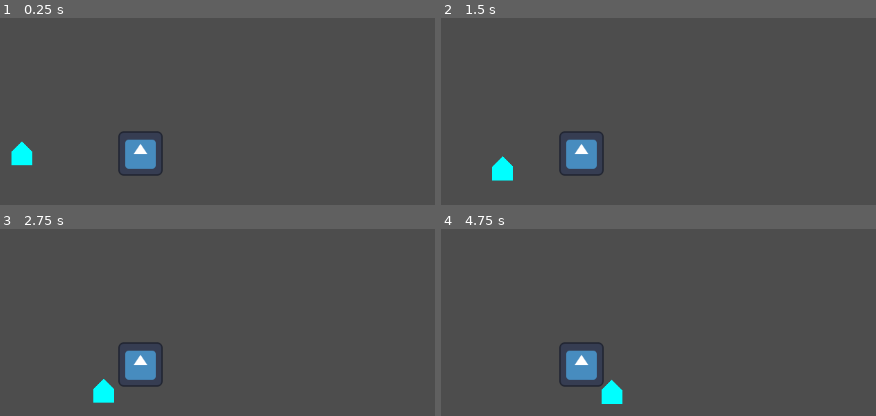
Above: before the commit, frames 1-4 (two rows, left to right).
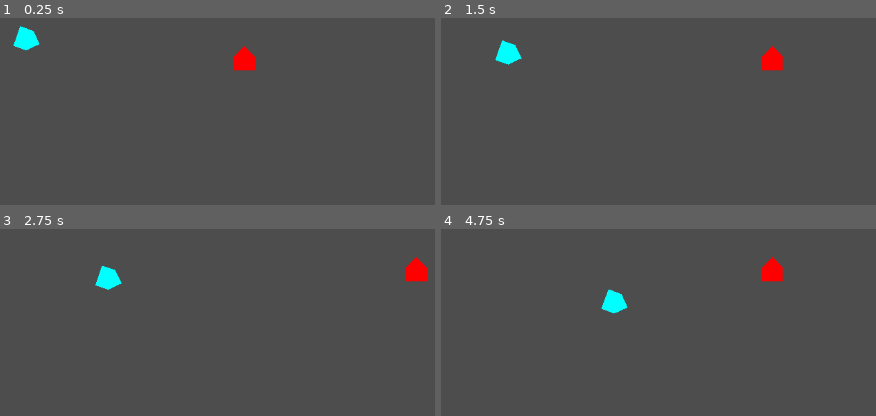
Above: after the commit, the same moments.

Repository: maurice-borys/BathGameJam2025
Game: Godot game, scene res://Jericho Area No Touchy/Playground.tscn
The game is run twice, just before and just after one commit, with the same random seed, the same clock (stepped at 60 frames per second) and the same inputs. This scene is started directly instead of the project's main scene. The engine's default icon, where the game draws it, is replaced by a stand-in: a white triangle on a blue panel in a dark square.
Inputs (mouse positions are in pixels of both pictures, inside the frame that each line leads up to):
- Up to frame 1 (0.25 s): no input
- Up to frame 2 (1.5 s): move the mouse to (758, 130) at 0.52 s; hold D 0.53-1.25 s; click (758, 130) at 0.6 s; drag from (outside the picture) to (outside the picture) at 1.27 s
- Up to frame 3 (2.75 s): move the mouse to (221, 266) at 2.02 s; hold D from 2.03 s (still down); hold Ctrl from 2.03 s (still down)
- Up to frame 4 (4.75 s): release D at 2.75 s; release Ctrl at 2.75 s; drag from (outside the picture) to (outside the picture) at 2.77 s; move the mouse to (outside the picture) at 3.52 s; hold A 3.53-4.25 s; hold Shift 3.53-4.25 s; drag from (outside the picture) to (462, 251) at 4.27 s

The runs differ from the first frame. In frame 1, 3.1% of the frame differs, in the area x 2-59%, y 4-85%; in frame 2, 3.1%; in frame 3, 3.1%; in frame 4, 3.1%.

Commit message:
Some stuff with mine

Diff:
--- /dev/null
+++ b/jamjourney/Jericho Area No Touchy/HeroAttack.tscn
@@ -0,0 +1,6 @@
+[gd_scene load_steps=2 format=3 uid="uid://d4d5s1us8l3ab"]
+
+[ext_resource type="Script" uid="uid://bkrbg7rqwvnx7" path="res://Jericho Area No Touchy/Scripts/heroAttack.gd" id="1_p2h3d"]
+
+[node name="HeroAttack" type="Node2D"]
+script = ExtResource("1_p2h3d")
--- /dev/null
+++ b/jamjourney/Jericho Area No Touchy/Mage.tscn
@@ -0,0 +1,29 @@
+[gd_scene load_steps=3 format=3 uid="uid://cntnpemf72hc3"]
+
+[ext_resource type="Script" uid="uid://cyxom2yyqfldb" path="res://Jericho Area No Touchy/Scripts/mageController.gd" id="1_xtfgv"]
+
+[sub_resource type="CircleShape2D" id="CircleShape2D_gbv5x"]
+radius = 3.0
+
+[node name="Mage" type="CharacterBody2D" node_paths=PackedStringArray("target", "testEnemy")]
+script = ExtResource("1_xtfgv")
+target = NodePath("")
+testEnemy = NodePath("")
+range = 45.0
+
+[node name="Polygon2D" type="Polygon2D" parent="."]
+color = Color(0, 1, 1, 1)
+polygon = PackedVector2Array(-2, 2, 3, 2, 3, -2, 0, -5, -3, -2, -3, 2)
+
+[node name="CollisionShape2D" type="CollisionShape2D" parent="."]
+position = Vector2(0, -1)
+shape = SubResource("CircleShape2D_gbv5x")
+
+[node name="NavigationAgent2D" type="NavigationAgent2D" parent="."]
+radius = 5.0
+
+[node name="BasicCoolDown" type="Timer" parent="."]
+one_shot = true
+
+[node name="SpecialCoolDown" type="Timer" parent="."]
+one_shot = true
--- a/jamjourney/Jericho Area No Touchy/Playground.tscn
+++ b/jamjourney/Jericho Area No Touchy/Playground.tscn
@@ -1,10 +1,8 @@
-[gd_scene load_steps=6 format=3 uid="uid://cy62273hng4qf"]
+[gd_scene load_steps=8 format=3 uid="uid://cy62273hng4qf"]
 
-[ext_resource type="Script" uid="uid://bbhhejwo3j7ed" path="res://Jericho Area No Touchy/Scripts/character_body_2d.gd" id="1_j8atl"]
-[ext_resource type="Texture2D" uid="uid://dekcwttti3r4f" path="res://icon.svg" id="2_gbv5x"]
-
-[sub_resource type="CircleShape2D" id="CircleShape2D_gbv5x"]
-radius = 3.0
+[ext_resource type="PackedScene" uid="uid://b7jnt7i4sqfr8" path="res://Jericho Area No Touchy/fighter.tscn" id="1_rjgpw"]
+[ext_resource type="Texture2D" uid="uid://bvxbe0wqihhwo" path="res://icon.svg" id="2_gbv5x"]
+[ext_resource type="PackedScene" uid="uid://udq0r6fp3mgm" path="res://GlobalModules/HealthModule.tscn" id="3_wnsvo"]
 
 [sub_resource type="NavigationPolygon" id="NavigationPolygon_gbv5x"]
 vertices = PackedVector2Array(16, 16, 96.89844, 50.9375, -96.82031, 50.039063, -16, 16, 86.97656, -45, 16, -16, -95.171875, -45, -16, -16)
@@ -14,27 +12,49 @@
 [sub_resource type="RectangleShape2D" id="RectangleShape2D_wnsvo"]
 size = Vector2(12, 12)
 
+[sub_resource type="GDScript" id="GDScript_gbv5x"]
+script/source = "extends CharacterBody2D
+
+@onready var healthModule : Health = $HealthModule
+
+@export var speed = 10
+
+func _ready() -> void:
+	healthModule.healthChanged.connect(healthChanged)
+
+func _physics_process(delta: float) -> void:
+
+	# Get the input direction and handle the movement/deceleration.
+	# As good practice, you should replace UI actions with custom gameplay actions.
+	var horizontal = 0
+	var vertical = 0
+
+	if Input.is_key_pressed(KEY_W):
+		vertical = -1
+	if Input.is_key_pressed(KEY_S):
+		vertical = 1
+	if Input.is_key_pressed(KEY_A):
+		horizontal = -1
+	if Input.is_key_pressed(KEY_D):
+		horizontal = 1
+
+	velocity = Vector2(horizontal,vertical).normalized() * speed
+	move_and_slide()
+
+func healthChanged(old, new):
+	print(\"Health changed to \" + str(new))
+"
+
+[sub_resource type="CircleShape2D" id="CircleShape2D_gbv5x"]
+radius = 3.0
+
 [node name="Node2D" type="Node2D"]
-
-[node name="CharacterBody2D" type="CharacterBody2D" parent="."]
-position = Vector2(-36, 0)
-script = ExtResource("1_j8atl")
-
-[node name="Polygon2D" type="Polygon2D" parent="CharacterBody2D"]
-color = Color(0, 1, 1, 1)
-polygon = PackedVector2Array(-2, 2, 3, 2, 3, -2, 0, -5, -3, -2, -3, 2)
-
-[node name="CollisionShape2D" type="CollisionShape2D" parent="CharacterBody2D"]
-position = Vector2(0, -1)
-shape = SubResource("CircleShape2D_gbv5x")
-
-[node name="NavigationAgent2D" type="NavigationAgent2D" parent="CharacterBody2D"]
-radius = 5.0
 
 [node name="Camera2D" type="Camera2D" parent="."]
 zoom = Vector2(5, 5)
 
 [node name="NavigationRegion2D" type="NavigationRegion2D" parent="."]
+visible = false
 navigation_polygon = SubResource("NavigationPolygon_gbv5x")
 
 [node name="StaticBody2D" type="StaticBody2D" parent="NavigationRegion2D"]
@@ -45,3 +65,29 @@
 [node name="Sprite2D" type="Sprite2D" parent="NavigationRegion2D/StaticBody2D"]
 scale = Vector2(0.1, 0.1)
 texture = ExtResource("2_gbv5x")
+
+[node name="Test" type="CharacterBody2D" parent="."]
+position = Vector2(30, -27)
+collision_layer = 2
+script = SubResource("GDScript_gbv5x")
+speed = 35
+
+[node name="Polygon2D" type="Polygon2D" parent="Test"]
+position = Vector2(0, 1)
+color = Color(1, 0, 0, 1)
+polygon = PackedVector2Array(-2, 2, 3, 2, 3, -2, 0, -5, -3, -2, -3, 2)
+
+[node name="CollisionShape2D" type="CollisionShape2D" parent="Test"]
+shape = SubResource("CircleShape2D_gbv5x")
+
+[node name="HealthModule" parent="Test" instance=ExtResource("3_wnsvo")]
+position = Vector2(168, 98)
+maxHealth = 100.0
+
+[node name="testTarget" type="Node2D" parent="."]
+position = Vector2(57, 0)
+
+[node name="Fighter" parent="." node_paths=PackedStringArray("target", "testEnemy") instance=ExtResource("1_rjgpw")]
+position = Vector2(-36, -34)
+target = NodePath("../testTarget")
+testEnemy = NodePath("../Test")
--- a/jamjourney/Jericho Area No Touchy/Scripts/character_body_2d.gd
+++ /dev/null
@@ -1,21 +0,0 @@
-extends CharacterBody2D
-
-var target : Vector2 = Vector2 (40, 0)
-
-@onready var agent : NavigationAgent2D = $NavigationAgent2D
-
-@export var speed : float = 10
-@export var range : float = 0.5
-
-func _ready() -> void:
-	agent.target_position = target
-
-func _physics_process(delta: float) -> void:
-	if position.distance_to(target) > range:
-		move()
-
-func move() -> void:
-	var pathPos = agent.get_next_path_position()
-	var newVelocity = Vector2 (global_position.direction_to(pathPos) * speed)
-	velocity = newVelocity
-	move_and_slide()
--- /dev/null
+++ b/jamjourney/Jericho Area No Touchy/Scripts/fighterController.gd
@@ -0,0 +1,98 @@
+extends CharacterBody2D
+
+@export var target : Node2D
+var closestEnemy : Node2D
+var inRange : Array[Health]
+var inRangeSpecial : Array[Health]
+
+@onready var agent : NavigationAgent2D = $NavigationAgent2D
+@onready var sprite : Node2D = $Polygon2D
+@onready var basicTimer : Timer = $BasicCoolDown
+@onready var specialTimer : Timer = $SpecialCoolDown
+@onready var areaRange : Area2D = $BasicRange
+@onready var areaRangeSpecial : Area2D = $SpecialRange
+
+@export var testEnemy : Node2D
+@export var speed : float = 10
+@export var range : float = 0.5
+@export var basicCoolDown : float = 1
+@export var specialCoolDown : float = 3
+@export var damage : float = 10
+@export var damageSpecial : float = 30
+
+func _ready() -> void:
+	areaRange.body_entered.connect(enteredRange)
+	areaRange.body_exited.connect(exitedRange)
+
+	areaRangeSpecial.body_entered.connect(enteredRangeSpecial)
+	areaRangeSpecial.body_exited.connect(exitedRangeSpecial)
+
+	basicTimer.wait_time = basicCoolDown
+	specialTimer.wait_time = specialCoolDown
+
+	setClosestEnemy(testEnemy)
+
+func _physics_process(delta: float) -> void:
+	agent.target_position = target.global_position
+
+	if not is_instance_valid(closestEnemy):
+		closestEnemy = null
+
+	if global_position.distance_to(closestEnemy.global_position) < range && closestEnemy != null:
+		rotation = (global_position.direction_to(closestEnemy.position).angle() + PI/2)
+		attack()
+	elif global_position.distance_to(target.global_position) > range:
+		move()
+	else:
+		attack()
+
+func move() -> void:
+	var pathPos = agent.get_next_path_position()
+	var newVelocity = Vector2 (global_position.direction_to(pathPos) * speed)
+	velocity = newVelocity
+	rotation = newVelocity.angle() + PI/2
+
+	move_and_slide()
+
+func attack() -> void:
+	if specialTimer.time_left == 0:
+		specialAttack()
+		specialTimer.start()
+		basicTimer.start()
+	elif basicTimer.time_left == 0:
+		basicAttack()
+		basicTimer.start()
+
+func basicAttack():
+	for body in inRange:
+		body.dealDamage(damage)
+
+func specialAttack():
+	for body in inRangeSpecial:
+		body.dealDamage(damageSpecial)
+
+func enteredRange(body : Node2D):
+	inRange.append(getHealthModule(body))
+
+func exitedRange(body : Node2D):
+	inRange.erase(getHealthModule(body))
+
+func enteredRangeSpecial(body : Node2D):
+	inRangeSpecial.append(getHealthModule(body))
+
+func exitedRangeSpecial(body : Node2D):
+	inRangeSpecial.erase(getHealthModule(body))
+
+func setClosestEnemy(enemy : Node2D) -> void:
+	if closestEnemy == null:
+		closestEnemy = enemy
+		return
+
+	if global_position.distance_to(enemy.global_position) < global_position.distance_to(closestEnemy.global_position):
+		closestEnemy = enemy
+
+func getHealthModule(object : Node2D) -> Health:
+	for child in object.get_children():
+		if child is Health:
+			return child
+	return null
--- /dev/null
+++ b/jamjourney/Jericho Area No Touchy/Scripts/mageBulletHoming.gd
@@ -0,0 +1,25 @@
+extends Node2D
+class_name HomingSpell
+
+@export var damage : float = 10
+@export var speed : float = 30
+@export var rotationSpeed : float = 0.25
+@export var minDistance : float = 10
+
+var target : Node2D
+var direction : Vector2 = Vector2.RIGHT
+
+func _process(delta: float) -> void:
+	direction = lerp(direction, global_position.direction_to(target.global_position), rotationSpeed * delta)
+	position += direction * speed * delta
+
+	if global_position.distance_to(target.global_position) < minDistance:
+		var healthMoule : Health = getHealthModule(target)
+		healthMoule.dealDamage(damage)
+		queue_free()
+
+func getHealthModule(object : Node2D) -> Health:
+	for child in object.get_children():
+		if child is Health:
+			return child
+	return null
--- /dev/null
+++ b/jamjourney/Jericho Area No Touchy/Scripts/mageController.gd
@@ -0,0 +1,72 @@
+extends CharacterBody2D
+
+@export var target : Node2D
+var closestEnemy : Node2D
+
+@onready var agent : NavigationAgent2D = $NavigationAgent2D
+@onready var sprite : Node2D = $Polygon2D
+@onready var basicTimer : Timer = $BasicCoolDown
+@onready var specialTimer : Timer = $SpecialCoolDown
+
+var homingSpellScene : PackedScene = preload("res://Jericho Area No Touchy/mageBulletHoming.tscn")
+
+@export var testEnemy : Node2D
+@export var speed : float = 10
+@export var range : float = 0.5
+@export var basicCoolDown : float = 1
+@export var specialCoolDown : float = 3
+@export var damage : float = 10
+
+func _ready() -> void:
+	agent.target_position = target.global_position
+
+	basicTimer.wait_time = basicCoolDown
+	specialTimer.wait_time = specialCoolDown
+
+	setClosestEnemy(testEnemy)
+
+func _physics_process(delta: float) -> void:
+	if not is_instance_valid(closestEnemy):
+		closestEnemy = null
+
+	if global_position.distance_to(closestEnemy.global_position) < range && closestEnemy != null:
+		rotation = (global_position.direction_to(closestEnemy.position).angle() + PI/2)
+		attack(closestEnemy)
+	elif global_position.distance_to(target.global_position) > range:
+		move()
+	else:
+		attack(target)
+
+func move() -> void:
+	var pathPos = agent.get_next_path_position()
+	var newVelocity = Vector2 (global_position.direction_to(pathPos) * speed)
+	velocity = newVelocity
+	rotation = newVelocity.angle() + PI/2
+	move_and_slide()
+
+func attack(targ : Node2D) -> void:
+	if specialTimer.time_left == 0:
+		#Basic attacks and special attacks
+		print("Special Attack")
+		specialTimer.start()
+		basicTimer.start()
+	elif basicTimer.time_left == 0:
+		basicAtack(targ)
+		basicTimer.start()
+
+func basicAtack(targ : Node2D):
+	var spell : HomingSpell = homingSpellScene.instantiate()
+	spell.global_position = global_position
+	spell.direction = Vector2.RIGHT.rotated(rotation - PI/2)
+	spell.target = targ
+	spell.damage = damage
+
+	get_tree().current_scene.add_child(spell)
+
+func setClosestEnemy(enemy : Node2D) -> void:
+	if closestEnemy == null:
+		closestEnemy = enemy
+		return
+
+	if global_position.distance_to(enemy.global_position) < global_position.distance_to(closestEnemy.global_position):
+		closestEnemy = enemy
--- /dev/null
+++ b/jamjourney/Jericho Area No Touchy/fighter.tscn
@@ -0,0 +1,46 @@
+[gd_scene load_steps=5 format=3 uid="uid://b7jnt7i4sqfr8"]
+
+[ext_resource type="Script" uid="uid://cce48n3wiwoxq" path="res://Jericho Area No Touchy/Scripts/fighterController.gd" id="1_hnd4r"]
+
+[sub_resource type="CircleShape2D" id="CircleShape2D_gbv5x"]
+radius = 3.0
+
+[sub_resource type="RectangleShape2D" id="RectangleShape2D_hnd4r"]
+size = Vector2(6, 11)
+
+[sub_resource type="CircleShape2D" id="CircleShape2D_hnd4r"]
+radius = 23.086792
+
+[node name="Fighter" type="CharacterBody2D"]
+script = ExtResource("1_hnd4r")
+range = 15.0
+
+[node name="Polygon2D" type="Polygon2D" parent="."]
+color = Color(0, 1, 1, 1)
+polygon = PackedVector2Array(-2, 2, 3, 2, 3, -2, 0, -5, -3, -2, -3, 2)
+
+[node name="CollisionShape2D" type="CollisionShape2D" parent="."]
+position = Vector2(0, -1)
+shape = SubResource("CircleShape2D_gbv5x")
+
+[node name="NavigationAgent2D" type="NavigationAgent2D" parent="."]
+radius = 5.0
+
+[node name="BasicCoolDown" type="Timer" parent="."]
+one_shot = true
+
+[node name="SpecialCoolDown" type="Timer" parent="."]
+one_shot = true
+
+[node name="BasicRange" type="Area2D" parent="."]
+collision_mask = 10
+
+[node name="CollisionShape2D" type="CollisionShape2D" parent="BasicRange"]
+position = Vector2(0, -5.5)
+shape = SubResource("RectangleShape2D_hnd4r")
+
+[node name="SpecialRange" type="Area2D" parent="."]
+collision_mask = 10
+
+[node name="CollisionShape2D" type="CollisionShape2D" parent="SpecialRange"]
+shape = SubResource("CircleShape2D_hnd4r")
--- /dev/null
+++ b/jamjourney/Jericho Area No Touchy/mageBulletHoming.tscn
@@ -0,0 +1,12 @@
+[gd_scene load_steps=2 format=3 uid="uid://dbj6hflg8ah7o"]
+
+[ext_resource type="Script" uid="uid://drqx5fbywrceh" path="res://Jericho Area No Touchy/Scripts/mageBulletHoming.gd" id="1_4mscr"]
+
+[node name="MageBulletHoming" type="Node2D"]
+script = ExtResource("1_4mscr")
+rotationSpeed = 5.0
+minDistance = 3.0
+
+[node name="Polygon2D" type="Polygon2D" parent="."]
+color = Color(2.4065375e-06, 0, 0.75384223, 1)
+polygon = PackedVector2Array(-1, -1, 1, -1, 1, 1, -1, 1)
Not shown, removed: jamjourney/Jericho Area No Touchy/Scripts/character_body_2d.gd.uid
Not shown, added: jamjourney/Jericho Area No Touchy/Scripts/fighterController.gd.uid
Not shown, added: jamjourney/Jericho Area No Touchy/Scripts/mageBulletHoming.gd.uid
Not shown, added: jamjourney/Jericho Area No Touchy/Scripts/mageController.gd.uid
